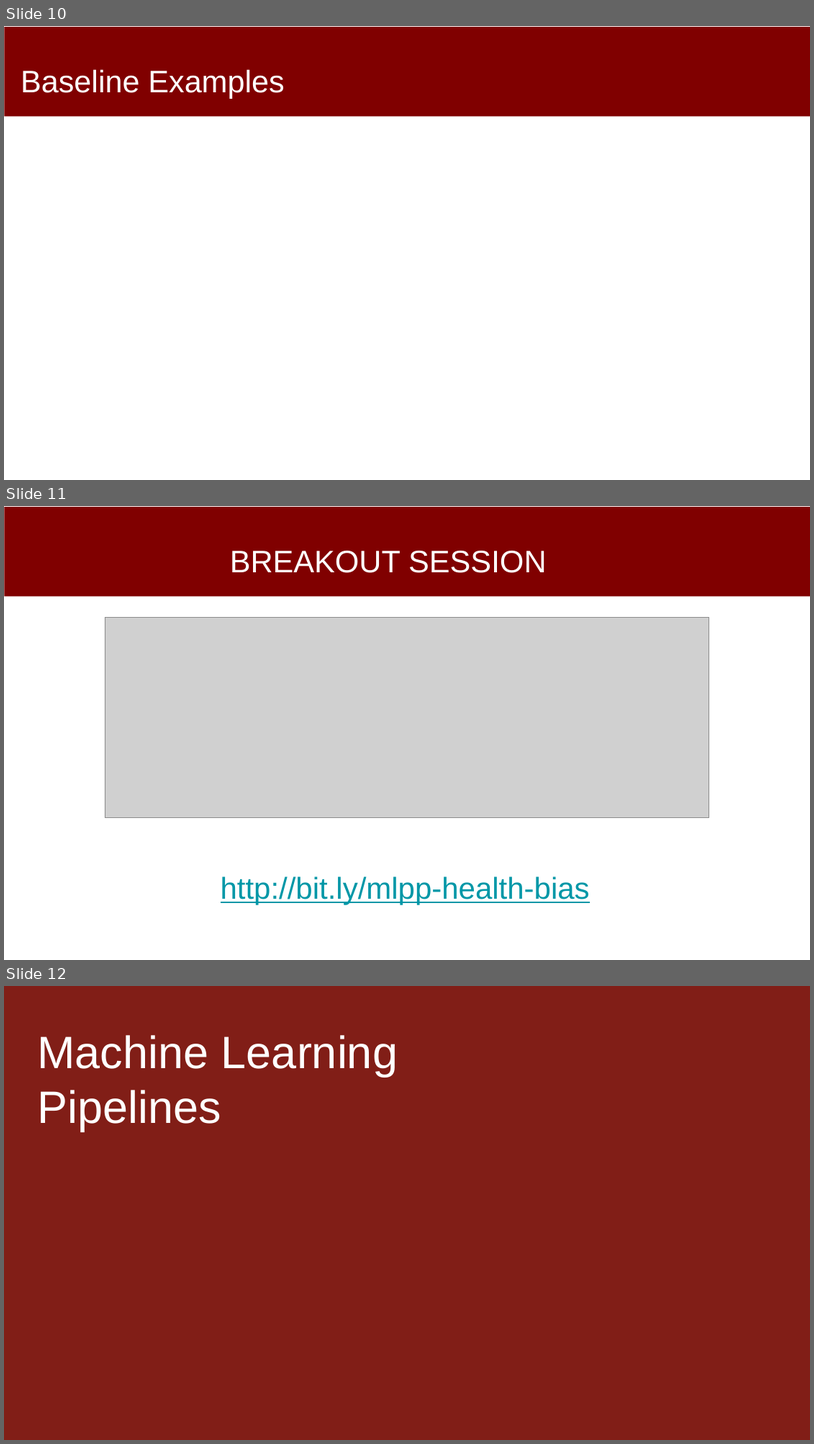
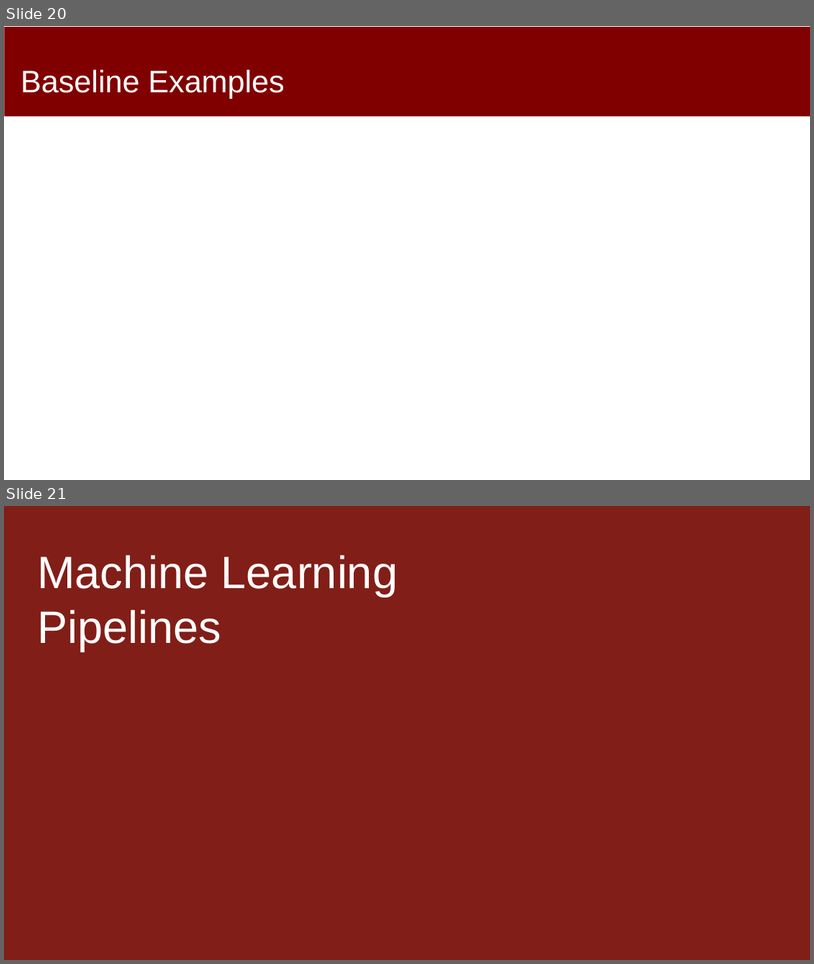
Before and after one commit to dssg/mlforpublicpolicylab, a slide deck: Lectures/09-Machine-Learning-Pipelines.pptx. Shown one above the other, each under a label of ours: slides 10, 11 and 12 before the commit, slides 20 and 21 after it. The pictures are 814x1444 and 814x964 pixels, drawn with LibreOffice and Linux fonts; fonts in the diff are those of the drawing; grey boxes stand for pictures. Boxes give left, top, right and bottom in pixels: in the first picture for what was removed or moved away, otherwise in the second. Text is boxed around its words. In the diff, an @@ line names an element or a change of style, - is before the commit and + after.

```diff
--- a/Lectures/09-Machine-Learning-Pipelines.pptx
+++ b/Lectures/09-Machine-Learning-Pipelines.pptx
@@ slide 11 removed at [4,506,810,960], background #FFFFFF; not listed: 1 template element that a slide beside it also shows @@
@@ title removed at [230,551,547,573] @@
-BREAKOUT SESSION
@@ picture removed at [105,617,710,818] @@
@@ text removed at [221,876,590,905] @@
-http://bit.ly/mlpp-health-bias
@@ what was slide 10 is now slide 20 @@
@@ what was slide 12 is now slide 21 @@
```
Also in this commit, not shown: 4 slides changed, 10 slides added.
